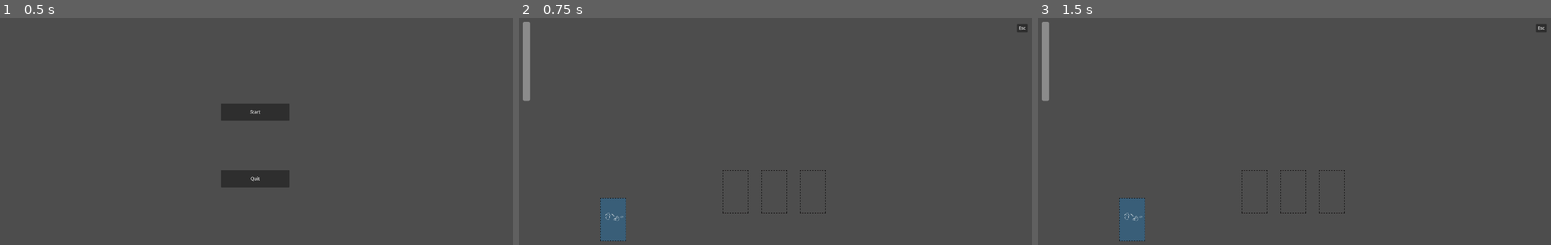
Above: before the commit, frames 1-3 (left to right).
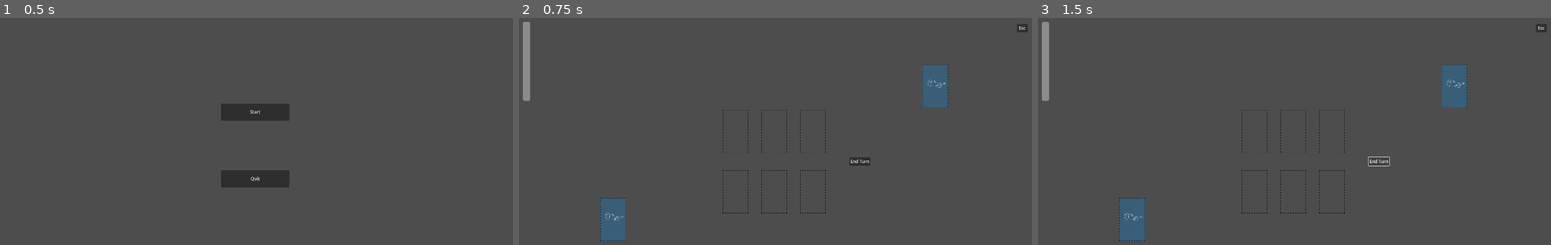
Above: after the commit, the same moments.

Repository: kchiu1/Card-Battle-Game
Game: Godot game, scene res://main/Main Menu.tscn
The game is run twice, just before and just after one commit, with the same random seed, the same clock (stepped at 60 frames per second) and the same inputs.
Inputs (mouse positions are in pixels of both pictures, inside the frame that each line leads up to):
- Up to frame 1 (0.5 s): no input
- Up to frame 2 (0.75 s): click "Start" at 0.5 s
- Up to frame 3 (1.5 s): click (1376, 161) at 1.25 s, where only the run after the commit has a clickable "End Turn"

Frame 1 is identical in both runs. In frame 2, 1.2% of the frame differs, in the area x 39-84%, y 20-66%; in frame 3, 1.1%.

Commit message:
Initialized Opponent Deck

Diff:
--- /dev/null
+++ b/card-battle-game/Common/Cards/Card.tscn
@@ -0,0 +1,210 @@
+[gd_scene load_steps=8 format=3 uid="uid://c3piouhj4xuq0"]
+
+[ext_resource type="Script" uid="uid://cntv05t1xicpe" path="res://Common/Cards/Card.gd" id="1_rxs10"]
+[ext_resource type="Texture2D" uid="uid://dkn7vvyu4xcf4" path="res://Assets/CardBack.png" id="2_3jy0o"]
+[ext_resource type="Texture2D" uid="uid://cv1nc3yyw13ia" path="res://Assets/Card.png" id="2_v5sk6"]
+
+[sub_resource type="RectangleShape2D" id="RectangleShape2D_6ma3f"]
+size = Vector2(96, 160)
+
+[sub_resource type="Animation" id="Animation_p4y8x"]
+resource_name = "card_flip"
+tracks/0/type = "value"
+tracks/0/imported = false
+tracks/0/enabled = true
+tracks/0/path = NodePath("Name:modulate")
+tracks/0/interp = 1
+tracks/0/loop_wrap = true
+tracks/0/keys = {
+"times": PackedFloat32Array(0, 0.15, 0.2),
+"transitions": PackedFloat32Array(1, 1, 1),
+"update": 0,
+"values": [Color(0, 0, 0, 0), Color(0, 0, 0, 0), Color(0, 0, 0, 1)]
+}
+tracks/1/type = "value"
+tracks/1/imported = false
+tracks/1/enabled = true
+tracks/1/path = NodePath("ClashValue:modulate")
+tracks/1/interp = 1
+tracks/1/loop_wrap = true
+tracks/1/keys = {
+"times": PackedFloat32Array(0, 0.15, 0.2),
+"transitions": PackedFloat32Array(1, 1, 1),
+"update": 0,
+"values": [Color(0, 0, 0, 0), Color(0, 0, 0, 0), Color(0, 0, 0, 1)]
+}
+tracks/2/type = "value"
+tracks/2/imported = false
+tracks/2/enabled = true
+tracks/2/path = NodePath("CardBackImage:scale")
+tracks/2/interp = 1
+tracks/2/loop_wrap = true
+tracks/2/keys = {
+"times": PackedFloat32Array(0, 0.1, 0.2),
+"transitions": PackedFloat32Array(1, 1, 1),
+"update": 0,
+"values": [Vector2(0.53333336, 0.6037734), Vector2(0.1, 0.604), Vector2(0.533, 0.604)]
+}
+tracks/3/type = "value"
+tracks/3/imported = false
+tracks/3/enabled = true
+tracks/3/path = NodePath("CardBackImage:z_index")
+tracks/3/interp = 1
+tracks/3/loop_wrap = true
+tracks/3/keys = {
+"times": PackedFloat32Array(0, 0.1),
+"transitions": PackedFloat32Array(1, 1),
+"update": 1,
+"values": [0, -1]
+}
+tracks/4/type = "value"
+tracks/4/imported = false
+tracks/4/enabled = true
+tracks/4/path = NodePath("CardImage:scale")
+tracks/4/interp = 1
+tracks/4/loop_wrap = true
+tracks/4/keys = {
+"times": PackedFloat32Array(0, 0.1, 0.2),
+"transitions": PackedFloat32Array(1, 1, 1),
+"update": 0,
+"values": [Vector2(0.533, 0.604), Vector2(0.1, 0.604), Vector2(0.533, 0.604)]
+}
+tracks/5/type = "value"
+tracks/5/imported = false
+tracks/5/enabled = true
+tracks/5/path = NodePath("CardImage:z_index")
+tracks/5/interp = 1
+tracks/5/loop_wrap = true
+tracks/5/keys = {
+"times": PackedFloat32Array(0, 0.1),
+"transitions": PackedFloat32Array(1, 1),
+"update": 1,
+"values": [-1, 0]
+}
+
+[sub_resource type="Animation" id="Animation_6sc81"]
+length = 0.001
+tracks/0/type = "value"
+tracks/0/imported = false
+tracks/0/enabled = true
+tracks/0/path = NodePath("Name:modulate")
+tracks/0/interp = 1
+tracks/0/loop_wrap = true
+tracks/0/keys = {
+"times": PackedFloat32Array(0),
+"transitions": PackedFloat32Array(1),
+"update": 0,
+"values": [Color(0, 0, 0, 0)]
+}
+tracks/1/type = "value"
+tracks/1/imported = false
+tracks/1/enabled = true
+tracks/1/path = NodePath("ClashValue:modulate")
+tracks/1/interp = 1
+tracks/1/loop_wrap = true
+tracks/1/keys = {
+"times": PackedFloat32Array(0),
+"transitions": PackedFloat32Array(1),
+"update": 0,
+"values": [Color(0, 0, 0, 0)]
+}
+tracks/2/type = "value"
+tracks/2/imported = false
+tracks/2/enabled = true
+tracks/2/path = NodePath("CardBackImage:scale")
+tracks/2/interp = 1
+tracks/2/loop_wrap = true
+tracks/2/keys = {
+"times": PackedFloat32Array(0),
+"transitions": PackedFloat32Array(1),
+"update": 0,
+"values": [Vector2(0.53333336, 0.6037734)]
+}
+tracks/3/type = "value"
+tracks/3/imported = false
+tracks/3/enabled = true
+tracks/3/path = NodePath("CardBackImage:z_index")
+tracks/3/interp = 1
+tracks/3/loop_wrap = true
+tracks/3/keys = {
+"times": PackedFloat32Array(0),
+"transitions": PackedFloat32Array(1),
+"update": 1,
+"values": [0]
+}
+tracks/4/type = "value"
+tracks/4/imported = false
+tracks/4/enabled = true
+tracks/4/path = NodePath("CardImage:scale")
+tracks/4/interp = 1
+tracks/4/loop_wrap = true
+tracks/4/keys = {
+"times": PackedFloat32Array(0),
+"transitions": PackedFloat32Array(1),
+"update": 0,
+"values": [Vector2(0.1, 0.604)]
+}
+tracks/5/type = "value"
+tracks/5/imported = false
+tracks/5/enabled = true
+tracks/5/path = NodePath("CardImage:z_index")
+tracks/5/interp = 1
+tracks/5/loop_wrap = true
+tracks/5/keys = {
+"times": PackedFloat32Array(0),
+"transitions": PackedFloat32Array(1),
+"update": 1,
+"values": [-1]
+}
+
+[sub_resource type="AnimationLibrary" id="AnimationLibrary_4pwad"]
+_data = {
+&"RESET": SubResource("Animation_6sc81"),
+&"card_flip": SubResource("Animation_p4y8x")
+}
+
+[node name="Card" type="Node2D"]
+position = Vector2(360, 760)
+script = ExtResource("1_rxs10")
+
+[node name="CardBackImage" type="Sprite2D" parent="."]
+position = Vector2(5.722046e-06, -2.0980835e-05)
+scale = Vector2(0.53333336, 0.6037734)
+texture = ExtResource("2_3jy0o")
+
+[node name="CardImage" type="Sprite2D" parent="."]
+z_index = -1
+position = Vector2(0, 4.5474735e-13)
+scale = Vector2(0.1, 0.604)
+texture = ExtResource("2_v5sk6")
+
+[node name="Name" type="RichTextLabel" parent="."]
+modulate = Color(0, 0, 0, 0)
+offset_left = -48.0
+offset_top = -72.0
+offset_right = 48.0
+offset_bottom = -40.0
+text = "Deck"
+horizontal_alignment = 1
+
+[node name="ClashValue" type="RichTextLabel" parent="."]
+modulate = Color(0, 0, 0, 0)
+offset_left = -24.0
+offset_top = 48.0
+offset_right = 24.0
+offset_bottom = 96.0
+text = "2-3"
+horizontal_alignment = 1
+
+[node name="Area2D" type="Area2D" parent="."]
+
+[node name="CollisionShape2D" type="CollisionShape2D" parent="Area2D"]
+shape = SubResource("RectangleShape2D_6ma3f")
+
+[node name="AnimationPlayer" type="AnimationPlayer" parent="."]
+libraries = {
+&"": SubResource("AnimationLibrary_4pwad")
+}
+
+[connection signal="mouse_entered" from="Area2D" to="." method="_on_area_2d_mouse_entered"]
+[connection signal="mouse_exited" from="Area2D" to="." method="_on_area_2d_mouse_exited"]
--- a/card-battle-game/Common/Cards/TestCard.tscn
+++ /dev/null
@@ -1,41 +0,0 @@
-[gd_scene load_steps=4 format=3 uid="uid://c3piouhj4xuq0"]
-
-[ext_resource type="Script" uid="uid://cntv05t1xicpe" path="res://Common/Cards/TestCard.gd" id="1_wxwo3"]
-[ext_resource type="Texture2D" uid="uid://cv1nc3yyw13ia" path="res://Assets/Card.png" id="2_d8w1m"]
-
-[sub_resource type="RectangleShape2D" id="RectangleShape2D_6ma3f"]
-size = Vector2(96, 160)
-
-[node name="TestCard" type="Node2D"]
-position = Vector2(360, 760)
-script = ExtResource("1_wxwo3")
-
-[node name="CardImage" type="Sprite2D" parent="."]
-position = Vector2(0, 4.5474735e-13)
-scale = Vector2(0.533, 0.604)
-texture = ExtResource("2_d8w1m")
-
-[node name="ClashValue" type="RichTextLabel" parent="."]
-modulate = Color(0, 0, 0, 1)
-offset_left = -24.0
-offset_top = 48.0
-offset_right = 24.0
-offset_bottom = 96.0
-text = "2-3"
-horizontal_alignment = 1
-
-[node name="Area2D" type="Area2D" parent="."]
-
-[node name="CollisionShape2D" type="CollisionShape2D" parent="Area2D"]
-shape = SubResource("RectangleShape2D_6ma3f")
-
-[node name="Name" type="RichTextLabel" parent="."]
-modulate = Color(0, 0, 0, 1)
-offset_left = -48.0
-offset_top = -72.0
-offset_right = 48.0
-offset_bottom = -40.0
-horizontal_alignment = 1
-
-[connection signal="mouse_entered" from="Area2D" to="." method="_on_area_2d_mouse_entered"]
-[connection signal="mouse_exited" from="Area2D" to="." method="_on_area_2d_mouse_exited"]
--- a/card-battle-game/Data/CardList.csv
+++ b/card-battle-game/Data/CardList.csv
@@ -1,6 +1,8 @@
 id,name,type,min,max,effects,attached_items
 1,Slash,attack,2,4,[],[]
 2,Block,defense,1,3,[],[]
+3,Atk Up,utility,,,[],[]
+4,Def Up,utility,,,[],[]
 10,Magic Missile,attack,3,5,[def_pen],[]
 11,Mana Shield,defense,5,5,[atk_down],[]
 12,Fireball,attack,4,6,[burn;def_pen],[]
--- a/card-battle-game/Scenes/BoardScene/Board.tscn
+++ b/card-battle-game/Scenes/BoardScene/Board.tscn
@@ -1,24 +1,16 @@
-[gd_scene load_steps=6 format=3 uid="uid://dvuiqd31xytkr"]
+[gd_scene load_steps=7 format=3 uid="uid://dvuiqd31xytkr"]
 
 [ext_resource type="Script" uid="uid://csgt6qywykds" path="res://Scenes/BoardScene/card_manager.gd" id="1_37q8m"]
 [ext_resource type="Script" uid="uid://b2i6k128qmmkp" path="res://Scenes/BoardScene/player_hand.gd" id="3_37q8m"]
 [ext_resource type="PackedScene" uid="uid://k6d085dajdi" path="res://Scenes/BoardScene/card_slot.tscn" id="3_ekcd8"]
 [ext_resource type="PackedScene" uid="uid://dhswr4bkc1v30" path="res://Scenes/Deck/Deck.tscn" id="4_ld0d1"]
+[ext_resource type="PackedScene" uid="uid://dr4u3d6q3lccg" path="res://Scenes/Deck/OpponentDeck.tscn" id="6_5gban"]
 [ext_resource type="Script" uid="uid://b3orjos4qscw7" path="res://Scenes/BoardScene/input_manager.gd" id="6_d28g4"]
 
 [node name="Board" type="Node2D"]
 
 [node name="CardManager" type="Node2D" parent="."]
 script = ExtResource("1_37q8m")
-
-[node name="Card Slot" parent="." instance=ExtResource("3_ekcd8")]
-position = Vector2(816, 656)
-
-[node name="Card Slot2" parent="." instance=ExtResource("3_ekcd8")]
-position = Vector2(960, 656)
-
-[node name="Card Slot3" parent="." instance=ExtResource("3_ekcd8")]
-position = Vector2(1104, 656)
 
 [node name="PlayerHand" type="Node2D" parent="."]
 script = ExtResource("3_37q8m")
@@ -27,3 +19,34 @@
 
 [node name="InputManager" type="Node2D" parent="."]
 script = ExtResource("6_d28g4")
+
+[node name="CardSlots" type="Node2D" parent="."]
+
+[node name="Card Slot" parent="CardSlots" instance=ExtResource("3_ekcd8")]
+position = Vector2(816, 656)
+
+[node name="Card Slot2" parent="CardSlots" instance=ExtResource("3_ekcd8")]
+position = Vector2(960, 656)
+
+[node name="Card Slot3" parent="CardSlots" instance=ExtResource("3_ekcd8")]
+position = Vector2(1104, 656)
+
+[node name="Card Slot4" parent="CardSlots" instance=ExtResource("3_ekcd8")]
+position = Vector2(816, 432)
+
+[node name="Card Slot5" parent="CardSlots" instance=ExtResource("3_ekcd8")]
+position = Vector2(960, 432)
+
+[node name="Card Slot6" parent="CardSlots" instance=ExtResource("3_ekcd8")]
+position = Vector2(1104, 432)
+
+[node name="EndTurn" type="Button" parent="."]
+offset_left = 1240.0
+offset_top = 528.0
+offset_right = 1318.0
+offset_bottom = 559.0
+text = "End Turn
+"
+
+[node name="OpponentDeck" parent="." instance=ExtResource("6_5gban")]
+position = Vector2(1200, -496)
--- a/card-battle-game/Scenes/Deck/Deck.tscn
+++ b/card-battle-game/Scenes/Deck/Deck.tscn
@@ -1,6 +1,6 @@
 [gd_scene load_steps=4 format=3 uid="uid://dhswr4bkc1v30"]
 
-[ext_resource type="Script" uid="uid://blt34lyg812mj" path="res://Scenes/BoardScene/deck.gd" id="1_hg2h8"]
+[ext_resource type="Script" uid="uid://blt34lyg812mj" path="res://Scenes/Deck/deck.gd" id="1_hg2h8"]
 [ext_resource type="Texture2D" uid="uid://dkn7vvyu4xcf4" path="res://Assets/CardBack.png" id="2_pg743"]
 
 [sub_resource type="RectangleShape2D" id="RectangleShape2D_5gban"]
@@ -17,15 +17,15 @@
 scale = Vector2(0.53333336, 0.60377353)
 texture = ExtResource("2_pg743")
 
+[node name="RichTextLabel" type="RichTextLabel" parent="Transform"]
+offset_left = -24.0
+offset_top = -24.0
+offset_right = 24.0
+offset_bottom = 24.0
+
 [node name="Area2D" type="Area2D" parent="Transform"]
 collision_layer = 4
 collision_mask = 4
 
 [node name="CollisionShape2D" type="CollisionShape2D" parent="Transform/Area2D"]
 shape = SubResource("RectangleShape2D_5gban")
-
-[node name="RichTextLabel" type="RichTextLabel" parent="Transform/Area2D"]
-offset_left = -24.0
-offset_top = -24.0
-offset_right = 24.0
-offset_bottom = 24.0
--- /dev/null
+++ b/card-battle-game/Scenes/Deck/OpponentDeck.tscn
@@ -0,0 +1,19 @@
+[gd_scene load_steps=2 format=3 uid="uid://dr4u3d6q3lccg"]
+
+[ext_resource type="Texture2D" uid="uid://dkn7vvyu4xcf4" path="res://Assets/CardBack.png" id="2_0bawp"]
+
+[node name="OpponentDeck" type="Node2D"]
+
+[node name="Transform" type="Node2D" parent="."]
+z_index = -2
+position = Vector2(360, 760)
+
+[node name="Sprite2D" type="Sprite2D" parent="Transform"]
+scale = Vector2(0.53333336, 0.60377353)
+texture = ExtResource("2_0bawp")
+
+[node name="RichTextLabel" type="RichTextLabel" parent="Transform"]
+offset_left = -24.0
+offset_top = -24.0
+offset_right = 24.0
+offset_bottom = 24.0
--- a/card-battle-game/Scenes/BoardScene/deck.gd
+++ b/card-battle-game/Scenes/Deck/deck.gd
@@ -1,7 +1,7 @@
 extends Node2D
 
-const CARD_SCENE_PATH = "res://Common/Cards/TestCard.tscn"
-const CARD_DRAW_SPEED = 0.5
+const CARD_SCENE_PATH = "res://Common/Cards/Card.tscn"
+const CARD_DRAW_SPEED = 0.3
 const PLAYER_HAND_SIZE = 3
 
 var player_deck = [1, 1, 1, 1, 2, 2, 2, 3, 4]
@@ -34,6 +34,7 @@
         new_card.get_node("ClashValue").text = str(card_database_reference.cards[card_drawn]["min"]) + "-" + str(card_database_reference.cards[card_drawn]["max"])
         new_card.get_node("Name").text = card_database_reference.cards[card_drawn]["name"]
         $"../PlayerHand".add_card_to_hand(new_card, CARD_DRAW_SPEED)
+        new_card.get_node("AnimationPlayer").play("card_flip")
 
         $"../CardManager".add_child(new_card)
         new_card.name = "Card"
Renamed: card-battle-game/Common/Cards/TestCard.gd -> card-battle-game/Common/Cards/Card.gd
Renamed: card-battle-game/Common/Cards/TestCard.gd.uid -> card-battle-game/Common/Cards/Card.gd.uid
Binary file changed: card-battle-game/Data/CardList.attached.translation
Binary file changed: card-battle-game/Data/CardList.effects.translation
Binary file changed: card-battle-game/Data/CardList.max.translation
Binary file changed: card-battle-game/Data/CardList.min.translation
Binary file changed: card-battle-game/Data/CardList.name.translation
Binary file changed: card-battle-game/Data/CardList.type.translation
Renamed: card-battle-game/Scenes/BoardScene/deck.gd.uid -> card-battle-game/Scenes/Deck/deck.gd.uid
